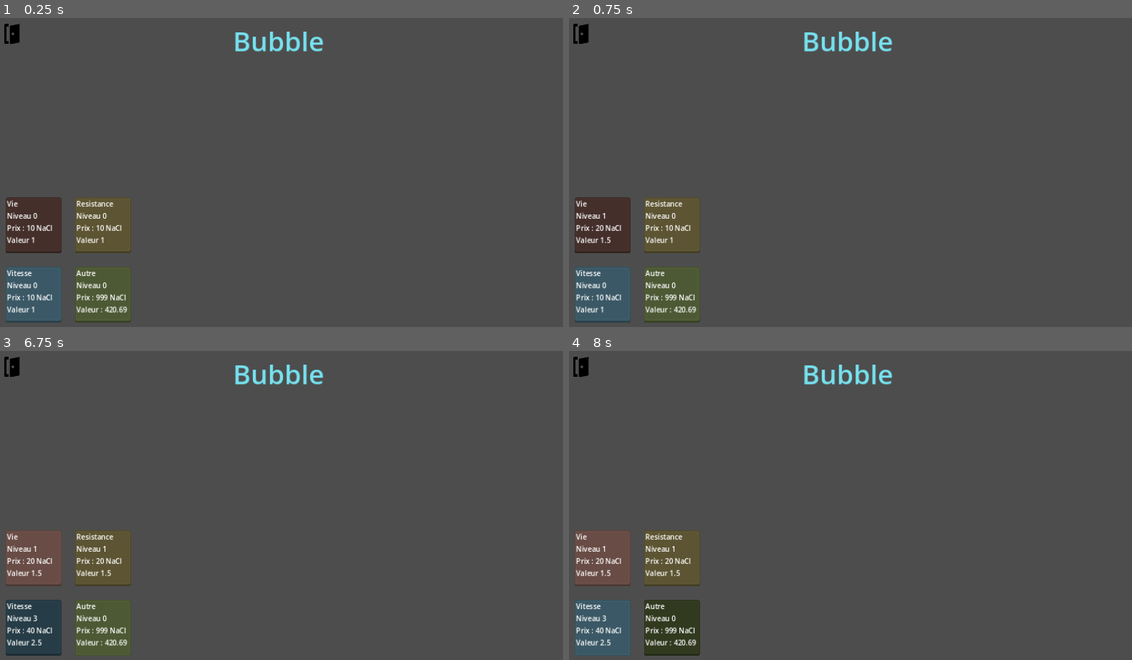
Above: before the commit, frames 1-4 (two rows, left to right).
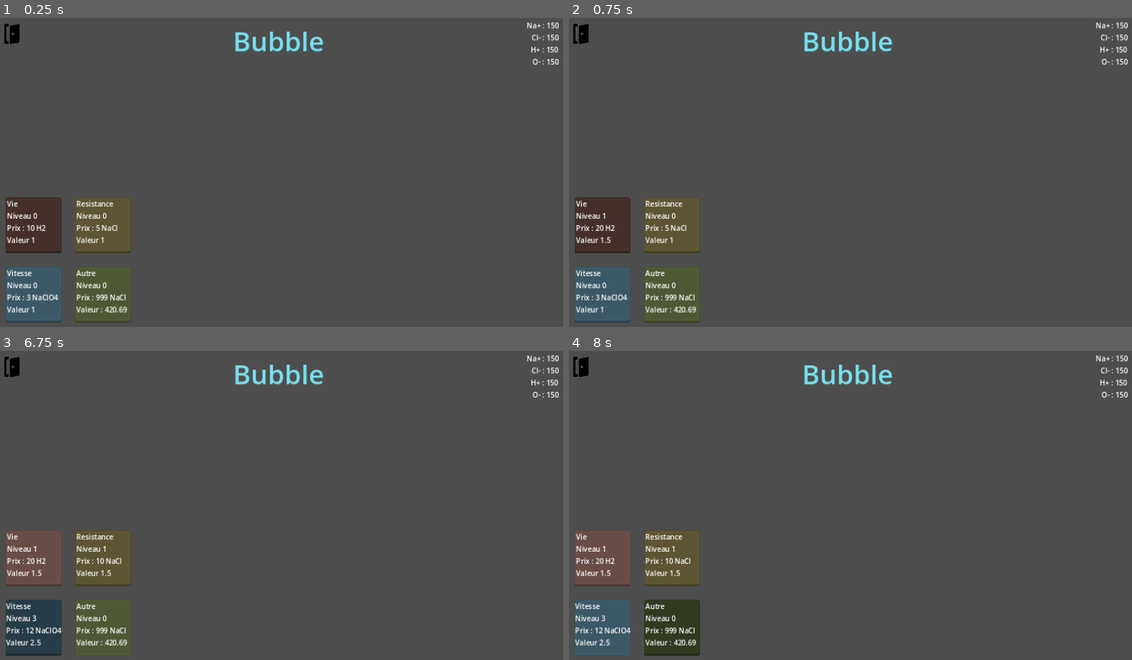
Above: after the commit, the same moments.

Repository: Cax36940/Global-Game-Jam-2025
Game: Godot game, scene res://UI/main_menu.tscn
Same seed, same stepped clock (60 frames per second), same inputs: the game is played once before the commit and once after it. This scene is started directly instead of the project's main scene.
Inputs (mouse positions are in pixels of both pictures, inside the frame that each line leads up to):
- Up to frame 1 (0.25 s): no input
- Up to frame 2 (0.75 s): click (602, 225) at 0.5 s
- Up to frame 3 (6.75 s): click (101, 558) at 1.25 s; click (33, 629) at 2 s; click (101, 629) at 2.75 s; tap Enter at 3.5, 5, 6.5 s; move the mouse to (247, 573) at 3.52 s; hold Right (ui_right) 3.53-5.03 s; tap Space at 4.25, 5.75 s; move the mouse to (450, 554) at 4.27 s; move the mouse to (106, 459) at 5.02 s; hold Left (ui_left) from 5.03 s (still down); move the mouse to (309, 508) at 5.77 s; move the mouse to (191, 428) at 6.52 s
- Up to frame 4 (8 s): tap Space at 7.25 s; move the mouse to (974, 493) at 7.27 s; release Left (ui_left) at 7.28 s; hold Right (ui_right) from 7.28 s (still down)

The runs differ from the first frame. In frame 1, 0.4% of the frame differs, in the area x 4-100%, y 1-92%; in frame 2, 0.4%; in frame 3, 0.6%, in the area x 1-100%, y 1-96%; in frame 4, 0.6%.

Commit message:
Switched cost to a brand new data structure and corrected upgrades accordingly

Diff:
--- /dev/null
+++ b/UI/cost.gd
@@ -0,0 +1,78 @@
+class_name Cost
+
+var na: int
+var cl: int
+var h: int
+var o: int
+
+func _init(na, cl, h, o) -> void:
+	self.na = na
+	self.cl = cl
+	self.h = h
+	self.o = o
+
+static func multiply(cost: Cost, f: int) -> Cost:
+	return Cost.new(cost.na*f, cost.cl*f, cost.h*f, cost.o*f)
+
+func multiply_self(f: int) -> void:
+	self.na *= f
+	self.cl *= f
+	self.h *= f
+	self.o *= f
+
+
+static var costs = {
+	"H2": Cost.new(0, 0, 2, 0),
+	"O2": Cost.new(0, 0, 0, 2),
+	"NaCl": Cost.new(1, 1, 0, 0),
+	"NaClO": Cost.new(1, 1, 0, 1),
+	"NaClO3": Cost.new(1, 1, 0, 3),
+	"NaClO4": Cost.new(1, 1, 0, 4),
+	"NaOH": Cost.new(1, 0, 1, 1),
+	"HCl": Cost.new(0, 1, 1, 0)
+}
+
+
+static func parse_from_costs(cost: Cost) -> String:
+	for key in costs:
+		if (costs[key].na == 0 and cost.na != 0) \
+			or (costs[key].cl == 0 and cost.cl != 0) \
+			or (costs[key].h == 0 and cost.h != 0) \
+			or (costs[key].o == 0 and cost.o != 0):
+			continue
+
+		var q = -1
+		if costs[key].na != 0:
+			var r = cost.na % costs[key].na
+			if r != 0: continue
+			q = cost.na / costs[key].na
+
+		if costs[key].cl != 0:
+			var r = cost.cl % costs[key].cl
+			if r != 0: continue
+			var n = cost.cl / costs[key].cl
+			if q == -1:
+				q = n
+			elif q != n: continue
+
+		if costs[key].h != 0:
+			var r = cost.h % costs[key].h
+			if r != 0: continue
+			var n = cost.h / costs[key].h
+			if q == -1:
+				q = n
+			elif q != n: continue
+
+		if costs[key].o != 0:
+			var r = cost.o % costs[key].o
+			if r != 0: continue
+			var n = cost.o / costs[key].o
+			if q == -1:
+				q = n
+			elif q != n: continue
+
+		return str(q) + " " + key
+	return (str(cost.na) + " Na+, " if cost.na != 0 else "") \
+		+ (str(cost.cl) + " Cl-, " if cost.cl != 0 else "") \
+		+ (str(cost.h) + " H+, " if cost.h != 0 else "") \
+		+ (str(cost.o) + " O-" if cost.o != 0 else "")
--- a/UI/main_menu.tscn
+++ b/UI/main_menu.tscn
@@ -281,6 +281,42 @@
 layout_mode = 2
 text = "Valeur : 420.69"
 
+[node name="Currencies" type="GridContainer" parent="."]
+layout_mode = 1
+anchors_preset = 1
+anchor_left = 1.0
+anchor_right = 1.0
+offset_left = -315.0
+offset_top = 15.0
+offset_right = -15.0
+offset_bottom = 86.0
+grow_horizontal = 0
+
+[node name="Na+" type="Label" parent="Currencies"]
+layout_mode = 2
+size_flags_horizontal = 3
+text = "Na+ : 150
+"
+horizontal_alignment = 2
+
+[node name="Cl-" type="Label" parent="Currencies"]
+layout_mode = 2
+size_flags_horizontal = 3
+text = "Cl- : 150"
+horizontal_alignment = 2
+
+[node name="H+" type="Label" parent="Currencies"]
+layout_mode = 2
+size_flags_horizontal = 3
+text = "H+ : 150"
+horizontal_alignment = 2
+
+[node name="O-" type="Label" parent="Currencies"]
+layout_mode = 2
+size_flags_horizontal = 3
+text = "O- : 150"
+horizontal_alignment = 2
+
 [connection signal="pressed" from="QuitButton" to="." method="_on_quit_button_pressed"]
 [connection signal="pressed" from="GridContainer/HealthUpgradeButton" to="." method="_on_health_upgrade_button_pressed"]
 [connection signal="pressed" from="GridContainer/ResistanceUpgradeButton" to="." method="_on_resistance_upgrade_button_pressed"]
--- a/UI/main_ui.gd
+++ b/UI/main_ui.gd
@@ -1,27 +1,28 @@
 class_name MainUI
 extends Control
 
+
 var health = {
-	base_cost = 10,
+	base_cost = Cost.multiply(Cost.costs["H2"], 10),
 	base_value = 1.0,
 	lvl = 0,
-	cost = 10,
+	cost = Cost.new(0, 0, 10, 0),
 	value = 1.0
 }
 
 var resistance = {
-	base_cost = 10,
+	base_cost = Cost.multiply(Cost.costs["NaCl"], 5),
 	base_value = 1.0,
 	lvl = 0,
-	cost = 10,
+	cost = Cost.new(0, 0, 10, 0),
 	value = 1.0
 }
 
 var speed = {
-	base_cost = 10,
+	base_cost = Cost.multiply(Cost.costs["NaClO4"], 3),
 	base_value = 1.0,
 	lvl = 0,
-	cost = 10,
+	cost = Cost.new(0, 0, 10, 0),
 	value = 1.0
 }
 
@@ -54,14 +55,13 @@
 	$GridContainer/HealthUpgradeButton.grab_focus()
 
 
-
 func _on_quit_button_pressed() -> void:
 	get_tree().quit()
 
 
 func _on_health_upgrade_button_pressed() -> void:
 	upgrade_stat(health,
-		func (base, lvl): return base * (lvl + 1),
+		func (base, lvl): return Cost.multiply(base, lvl + 1),
 		func (base, lvl): return base * (lvl / 2.0 + 1.0)
 	)
 	$GridContainer/HealthUpgradeButton.set_upgrade_txt(health.cost, health.lvl, health.value)
@@ -69,7 +69,7 @@
 
 func _on_resistance_upgrade_button_pressed() -> void:
 	upgrade_stat(resistance,
-		func (base, lvl): return base * (lvl + 1),
+		func (base, lvl): return Cost.multiply(base, lvl + 1),
 		func (base, lvl): return base * (lvl / 2.0 + 1.0)
 	)
 	$GridContainer/ResistanceUpgradeButton.set_upgrade_txt(resistance.cost, resistance.lvl, resistance.value)
@@ -77,7 +77,7 @@
 
 func _on_speed_upgrade_button_pressed() -> void:
 	upgrade_stat(speed,
-		func (base, lvl): return base * (lvl + 1),
+		func (base, lvl): return Cost.multiply(base, lvl + 1),
 		func (base, lvl): return base * (lvl / 2.0 + 1.0)
 	)
 	$GridContainer/SpeedUpgradeButton.set_upgrade_txt(speed.cost, speed.lvl, speed.value)
--- a/UI/upgrade_button.gd
+++ b/UI/upgrade_button.gd
@@ -20,8 +20,8 @@
 	$NinePatchRect.texture = button_up_icon
 
 
-func set_upgrade_txt(cost: int, lvl: int, value: float):
-	$VBoxContainer/Cost.text = "Prix : " + str(cost) + " NaCl"
+func set_upgrade_txt(cost: Cost, lvl: int, value: float):
+	$VBoxContainer/Cost.text = "Prix : " + Cost.parse_from_costs(cost)
 	$VBoxContainer/Level.text = "Niveau " + str(lvl)
 	$VBoxContainer/Value.text = "Valeur " + str(value)
 
